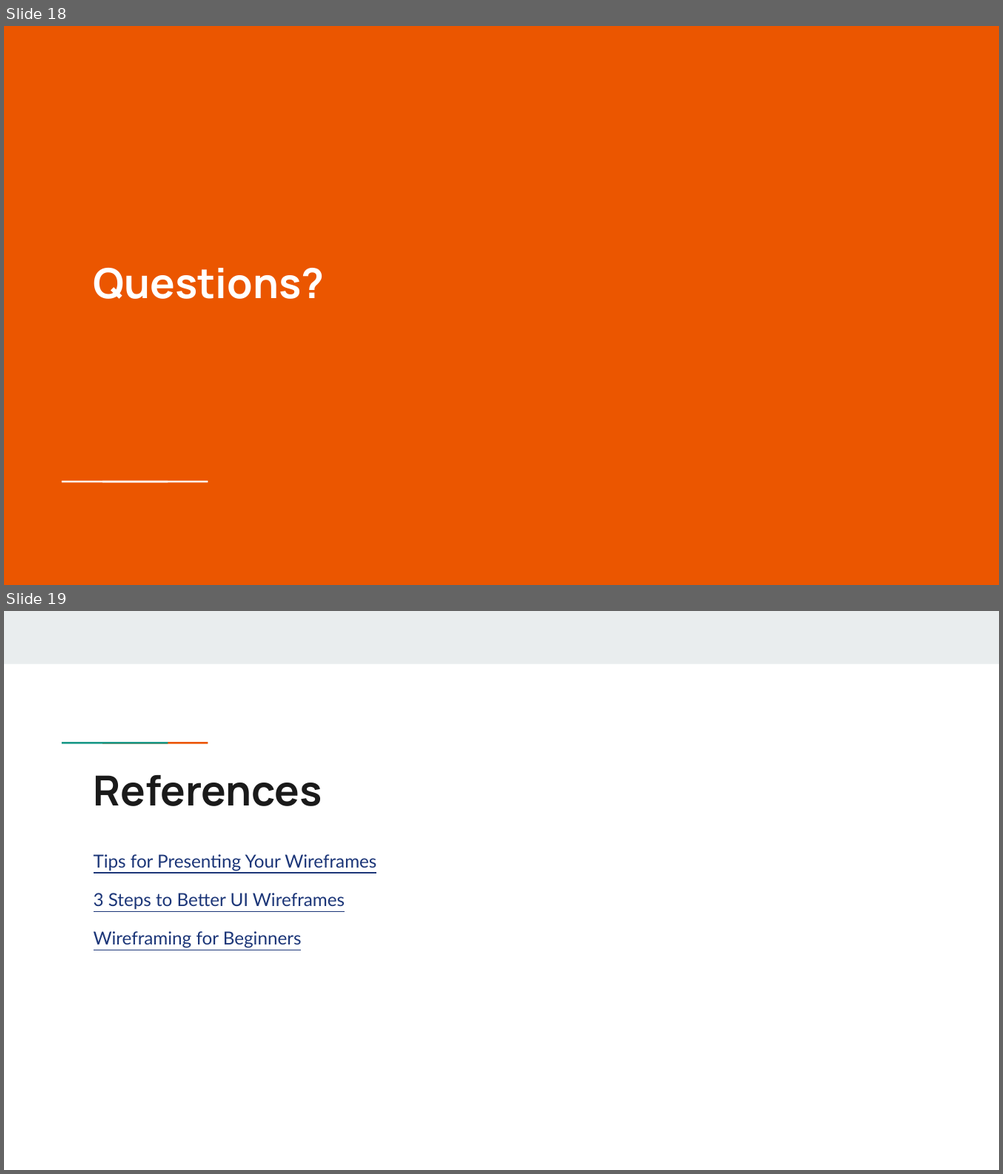
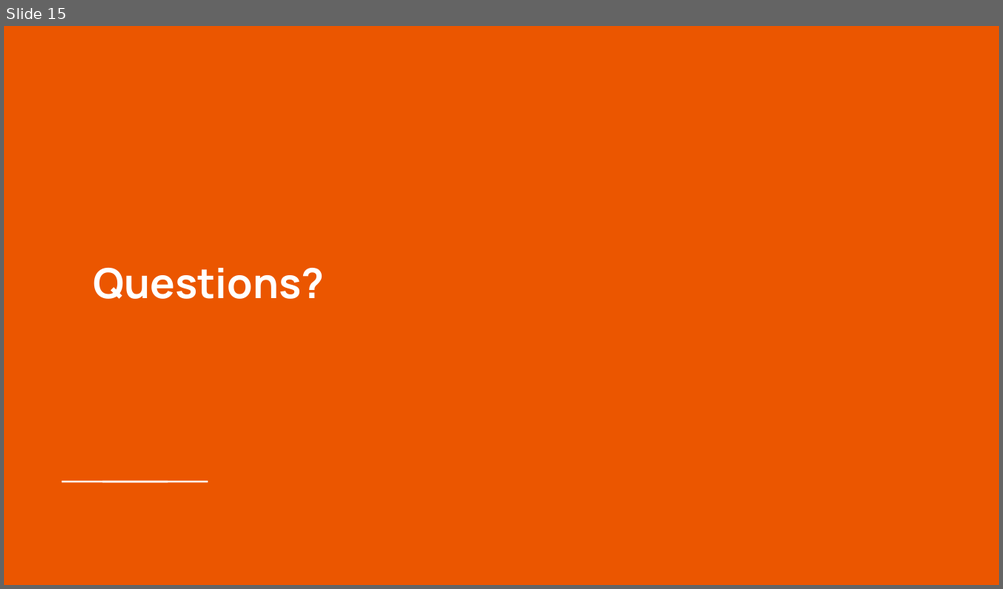
Before and after one commit to Jarney903/Red-ProjectHub, a slide deck: Presentation/Presentation1.pptx. Shown one above the other, each under a label of ours: slides 18 and 19 before the commit, slide 15 after it. The pictures are 1003x1174 and 1003x589 pixels, drawn with LibreOffice and Linux fonts; fonts in the diff are those of the drawing. Boxes give left, top, right and bottom in pixels: in the first picture for what was removed or moved away, otherwise in the second. Text is boxed around its words. In the diff, an @@ line names an element or a change of style, - is before the commit and + after.

```diff
--- a/Presentation/Presentation1.pptx
+++ b/Presentation/Presentation1.pptx
@@ slide 19 removed at <box>4,611,999,1170</box>, background #FFFFFF @@
@@ rectangle removed at <box>4,611,999,664</box> @@
@@ rectangle removed at <box>94,741,135,745</box> @@
@@ rectangle removed at <box>134,741,175,745</box> @@
@@ title removed at <box>94,775,322,806</box> @@
-References
@@ text removed at <box>94,854,376,948</box> @@
-Tips for Presenting Your Wireframes
-3 Steps to Better UI Wireframes
-Wireframing for Beginners
@@ what was slide 18 is now slide 15 @@
```
Also in this commit, not shown: 1 slide changed, 6 slides added, 7 other slides removed.
